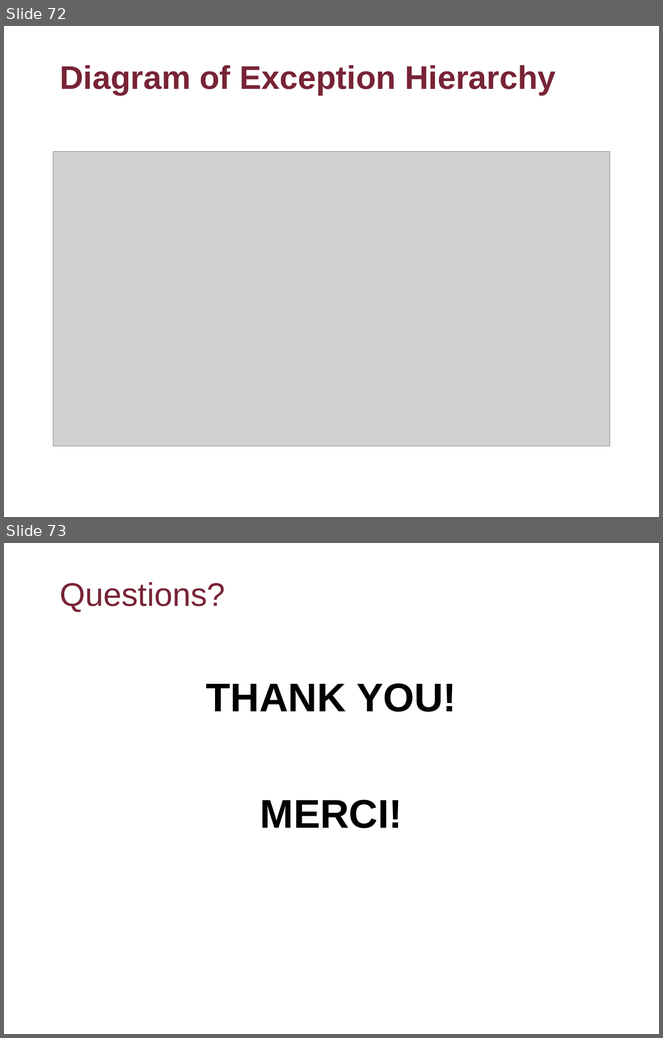
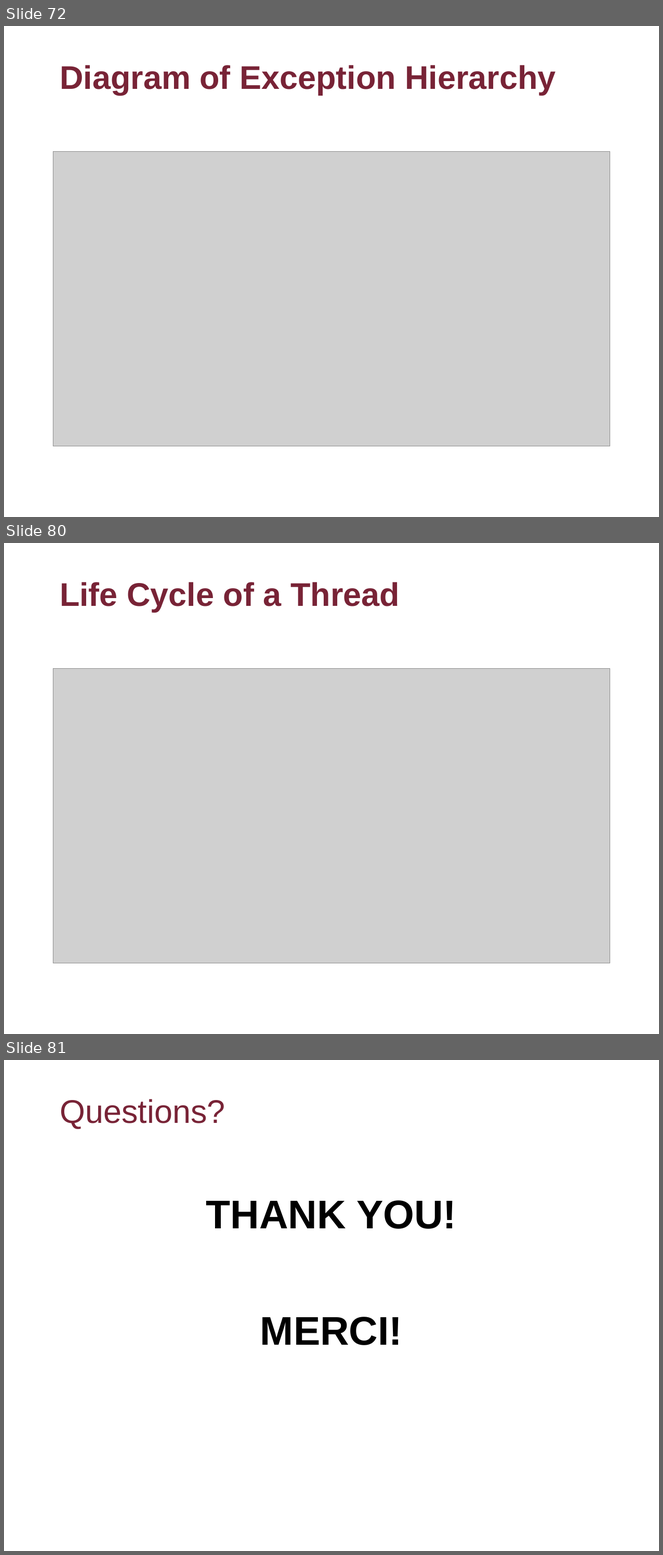
Before and after one commit to flyworker/java-workshop, a slide deck: Advanced Java Workshop-Concordia.ppt. Shown one above the other, each under a label of ours: slides 72 and 73 before the commit, slides 72, 80 and 81 after it; the slides between them are not shown. The pictures are 663x1038 and 663x1555 pixels, drawn with LibreOffice and Linux fonts; fonts in the diff are those of the drawing; grey boxes stand for pictures; background and template pictures are left out. Boxes give left, top, right and bottom in pixels: in the first picture for what was removed or moved away, otherwise in the second. Text is boxed around its words. In the diff, an @@ line names an element or a change of style, - is before the commit and + after.

```diff
--- a/Advanced Java Workshop-Concordia.ppt
+++ b/Advanced Java Workshop-Concordia.ppt
@@ slide 80 added at (x1=4, y1=543, x2=659, y2=1034), background picture (left out) @@
@@ title added at (x1=60, y1=582, x2=400, y2=612), 36 pt, text #782336, bold @@
+Life Cycle of a Thread
@@ picture added at (x1=53, y1=669, x2=610, y2=964) @@
@@ what was slide 73 is now slide 81 @@
```
Also in this commit, not shown: 7 other slides added, 12 other files.
